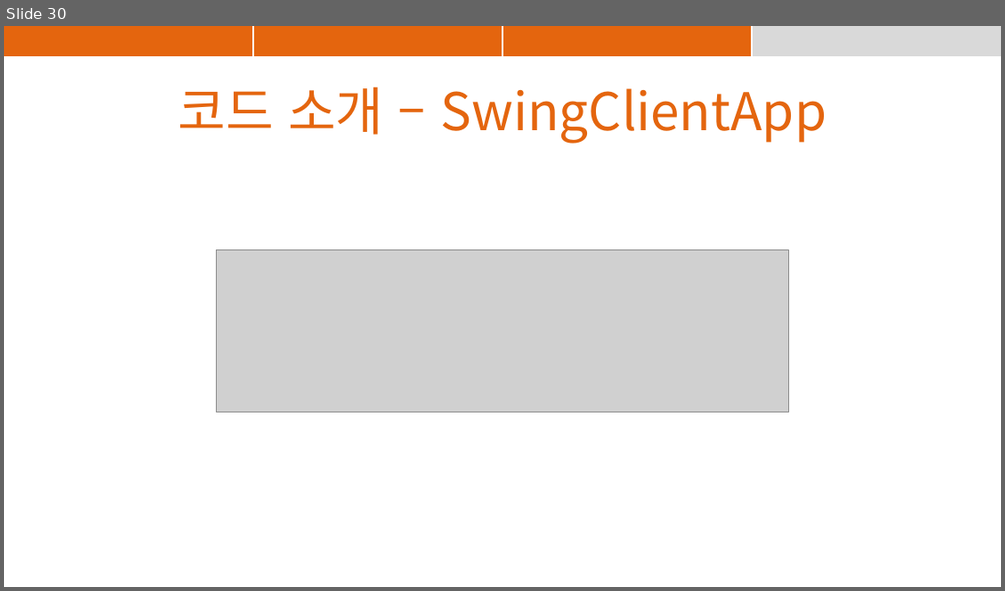
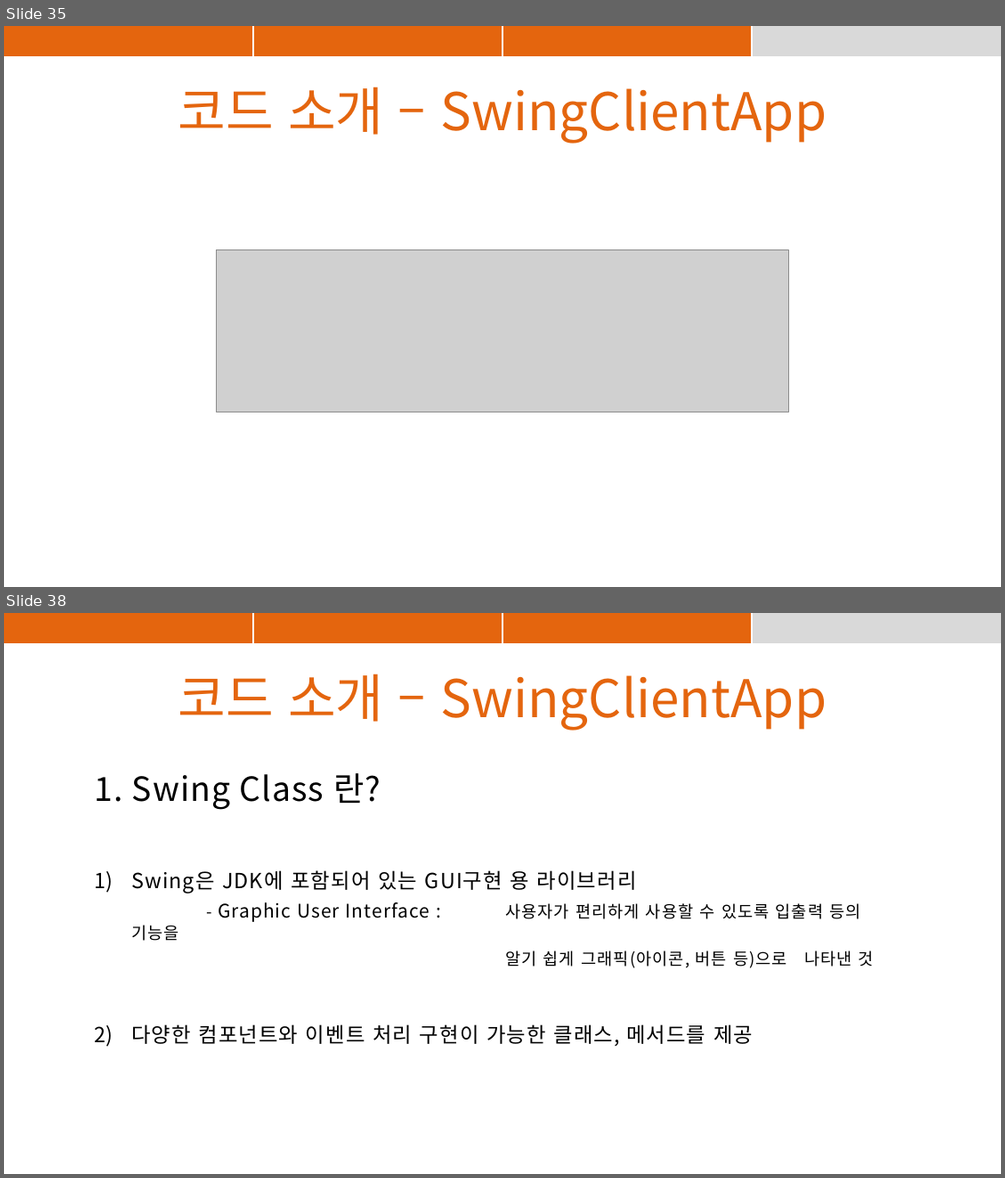
Before and after one commit to suyons/strangechat, a slide deck: StrangeChat_PPT.pptx. Shown one above the other, each under a label of ours: slide 30 before the commit, slides 35 and 38 after it; the slides between them are not shown. The pictures are 1005x591 and 1005x1178 pixels, drawn with LibreOffice and Linux fonts; fonts in the diff are those of the drawing; grey boxes stand for pictures. Boxes give left, top, right and bottom in pixels: in the first picture for what was removed or moved away, otherwise in the second. Text is boxed around its words. In the diff, an @@ line names an element or a change of style, - is before the commit and + after.

```diff
--- a/StrangeChat_PPT.pptx
+++ b/StrangeChat_PPT.pptx
@@ slide 38 added at box(4, 613, 1001, 1174), background #FFFFFF @@
@@ table added at box(4, 613, 1000, 643), 1 rows, 4 columns @@
+ |  |  | 
@@ text added at box(178, 674, 827, 730), 50 pt, text #E4650E @@
+코드 소개 – SwingClientApp
@@ text added at box(94, 773, 380, 810), 32 pt, text #000000 @@
+1. Swing Class 란?
@@ text added at box(131, 870, 860, 1046), 20 pt, text #000000 @@
+1) Swing은 JDK에 포함되어 있는 GUI구현 용 라이브러리
+  - Graphic User Interface : 사용자가 편리하게 사용할 수 있도록 입출력 등의 기능을
+  알기 쉽게 그래픽(아이콘, 버튼 등)으로 나타낸 것
+2) 다양한 컴포넌트와 이벤트 처리 구현이 가능한 클래스, 메서드를 제공
@@ what was slide 30 is now slide 35 @@
```
Also in this commit, not shown: 35 other slides added, 1 other file.
